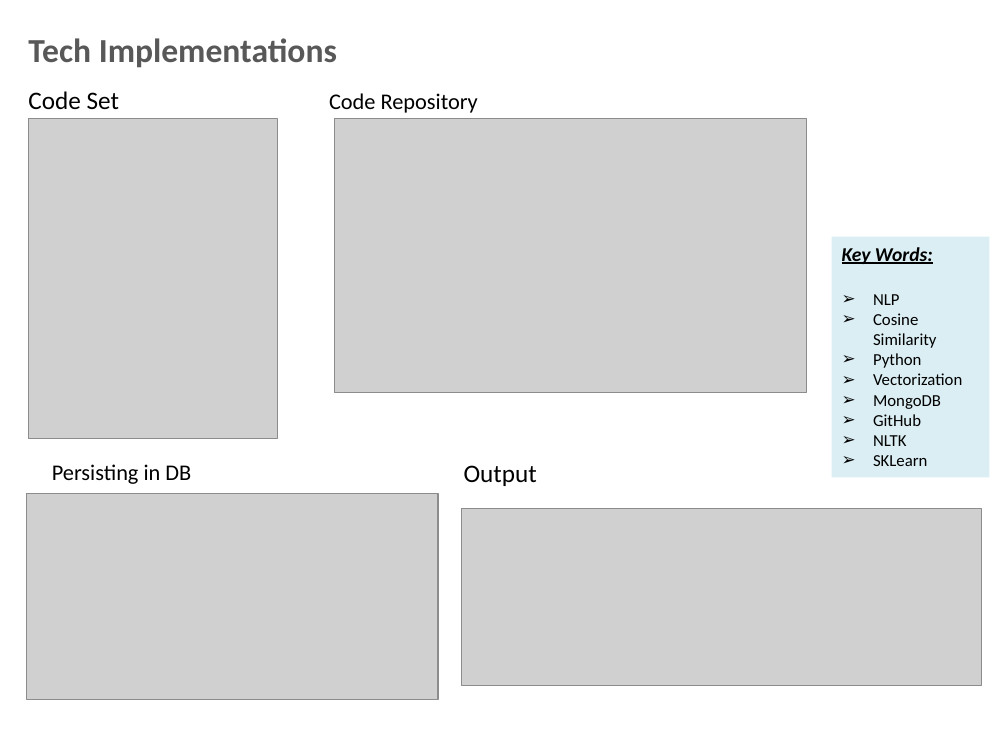
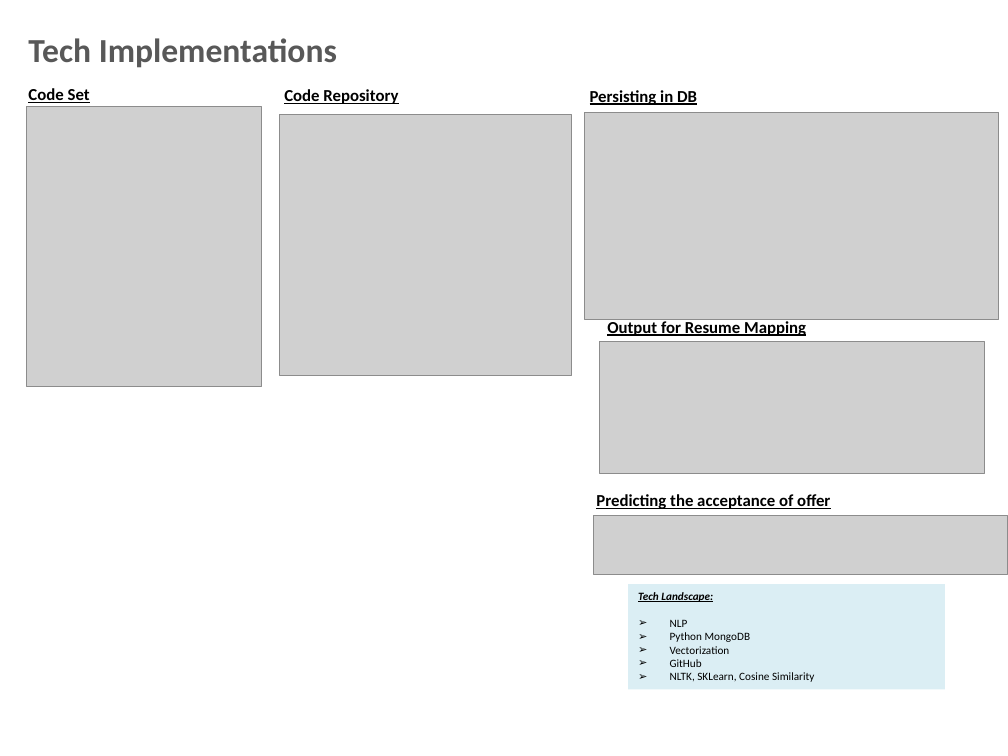
Before and after one commit to anirudhyadav/ISBG4FP1, a slide deck: slide 8 of Foundation_Project_G4__Final_Review_Trending_Jobs.pptx. Drawn at 1008x756 pixels with LibreOffice and Linux fonts; fonts in the diff are those of the drawing; grey boxes stand for pictures; background and template pictures are left out. Boxes give left, top, right and bottom in pixels: in the first picture for what was removed or moved away, otherwise in the second. Text is boxed around its words. In the diff, an @@ line names an element or a change of style, - is before the commit and + after.

```diff
--- a/Foundation_Project_G4__Final_Review_Trending_Jobs.pptx
+++ b/Foundation_Project_G4__Final_Review_Trending_Jobs.pptx
@@ text "Code Set" at (x1=28, y1=88, x2=90, y2=103): size 18 to 12 pt, bold on, underline on @@
@@ text "Code Repository" moved from (x1=329, y1=93, x2=478, y2=113) to (x1=284, y1=89, x2=398, y2=104) @@
@@ text "Code Repository" at (x1=284, y1=89, x2=398, y2=104): size 16 to 12 pt, bold on, underline on @@
@@ text "Persisting in DB" at (x1=590, y1=89, x2=697, y2=107): size 16 to 12 pt, bold on, underline on @@
@@ text "Persisting in DB" moved from (x1=52, y1=464, x2=191, y2=484) to (x1=590, y1=89, x2=697, y2=107) @@
@@ picture resized from (x1=28, y1=118, x2=277, y2=438) to (x1=26, y1=107, x2=261, y2=386) @@
@@ picture resized from (x1=335, y1=118, x2=806, y2=392) to (x1=280, y1=114, x2=572, y2=375) @@
@@ picture added at (x1=585, y1=112, x2=999, y2=319) @@
@@ text at (x1=607, y1=319, x2=806, y2=337): text changed; size 18 to 12 pt; bold on @@
-Output
+Output for Resume Mapping
@@ picture resized from (x1=462, y1=508, x2=982, y2=685) to (x1=600, y1=342, x2=985, y2=473) @@
@@ text in rectangle at (x1=873, y1=395, x2=941, y2=409): paragraph removed @@
-➢ MongoDB
@@ picture removed at (x1=26, y1=494, x2=437, y2=700) @@
@@ text added at (x1=596, y1=494, x2=830, y2=509), 12 pt, text #000000, bold, underline @@
+Predicting the acceptance of offer
@@ picture added at (x1=594, y1=515, x2=1008, y2=574) @@
@@ rectangle "Tech Landscape:" resized from (x1=832, y1=237, x2=990, y2=478) to (x1=628, y1=585, x2=944, y2=689) @@
@@ text in rectangle at (x1=638, y1=592, x2=713, y2=602): text changed; size 14 to 8 pt @@
-Key Words:
+Tech Landscape:
@@ text in rectangle at (x1=670, y1=619, x2=730, y2=667): size 12 to 8 pt in "NLP", "Vectorization", "GitHub" @@
@@ text in rectangle at (x1=670, y1=632, x2=751, y2=642): text changed; size 12 to 8 pt @@
-➢ Cosine Similarity
-➢ Python
+➢ Python MongoDB
@@ text in rectangle at (x1=670, y1=672, x2=815, y2=682): text changed; size 12 to 8 pt @@
-➢ NLTK
-➢ SKLearn
+➢ NLTK, SKLearn, Cosine Similarity
```
Also in this commit, not shown: 5 other slides changed, 5 slides added, 2 slides removed, 2 other files.
